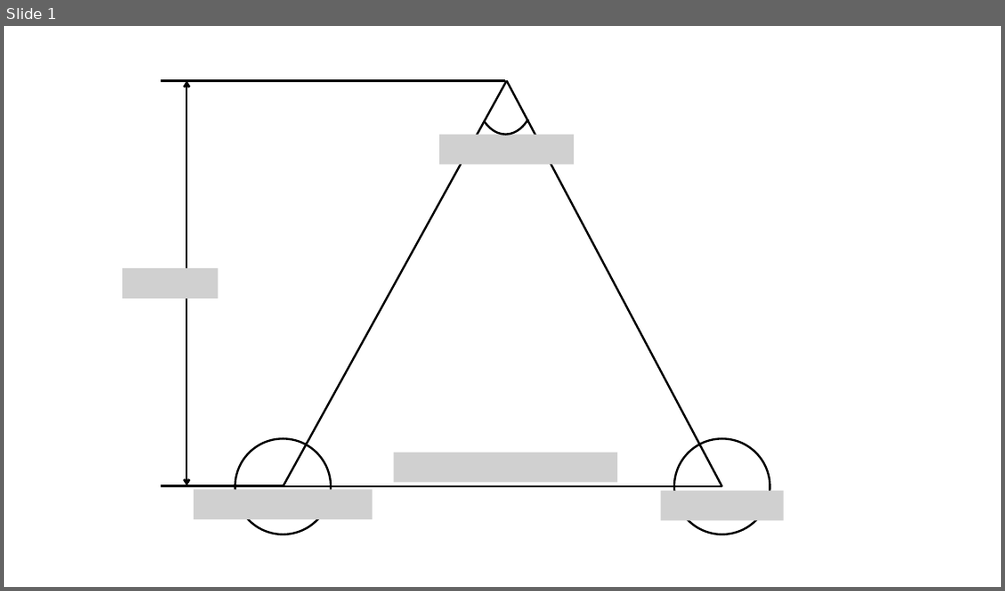
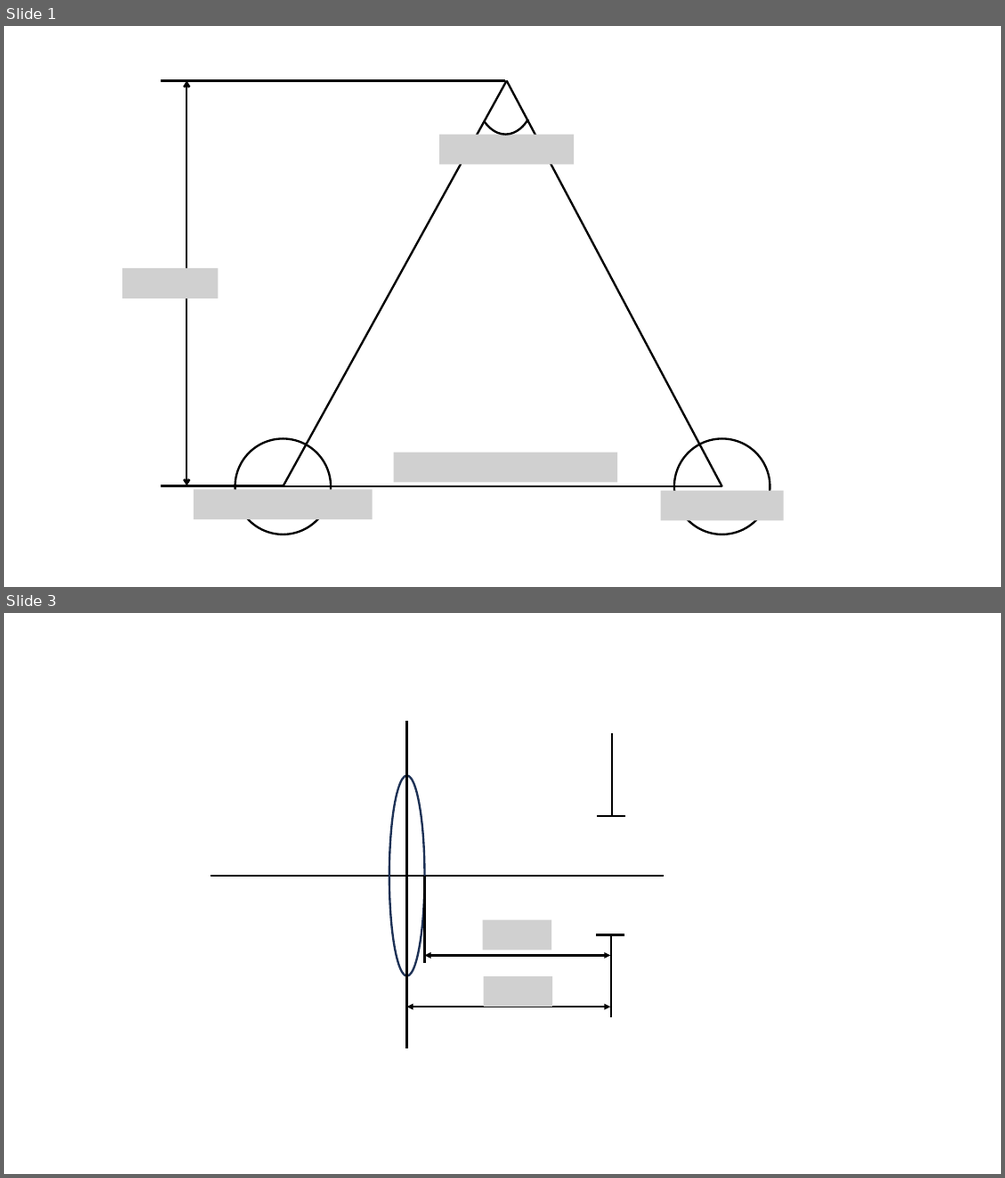
Before and after one commit to Fish-Ash/FishWisdom, a slide deck: PPT/el.pptx. Shown one above the other, each under a label of ours: slide 1 before the commit, slides 1 and 3 after it; the slides between them are not shown. The pictures are 1005x591 and 1005x1178 pixels, drawn with LibreOffice and Linux fonts; fonts in the diff are those of the drawing; grey boxes stand for pictures. Boxes give left, top, right and bottom in pixels: in the first picture for what was removed or moved away, otherwise in the second. Text is boxed around its words. In the diff, an @@ line names an element or a change of style, - is before the commit and + after.

```diff
--- a/PPT/el.pptx
+++ b/PPT/el.pptx
@@ slide 3 added at bbox=[4, 613, 1001, 1174], background #FFFFFF @@
@@ line added from (407, 721) to (407, 1049), #000000 2 pt @@
@@ line added from (612, 733) to (612, 817), #000000 2 pt @@
@@ ellipse added at bbox=[389, 775, 424, 976], outline #1E3256 2 pt @@
@@ line added from (625, 816) to (597, 816), #000000 2 pt @@
@@ line added from (210, 876) to (663, 876), #000000 2 pt @@
@@ line added from (425, 876) to (425, 962), #000000 2 pt @@
@@ picture added at bbox=[483, 919, 551, 949] @@
@@ double arrow added from (425, 956) to (610, 956), #000000 2 pt @@
@@ line added from (624, 934) to (596, 934), #000000 2 pt @@
@@ line added from (611, 1018) to (611, 934), #000000 2 pt @@
@@ picture added at bbox=[484, 976, 552, 1006] @@
@@ double arrow added from (407, 1006) to (610, 1006), #000000 2 pt @@
```
Also in this commit, not shown: 2 other slides added, 2 slides removed, 15 other files.
